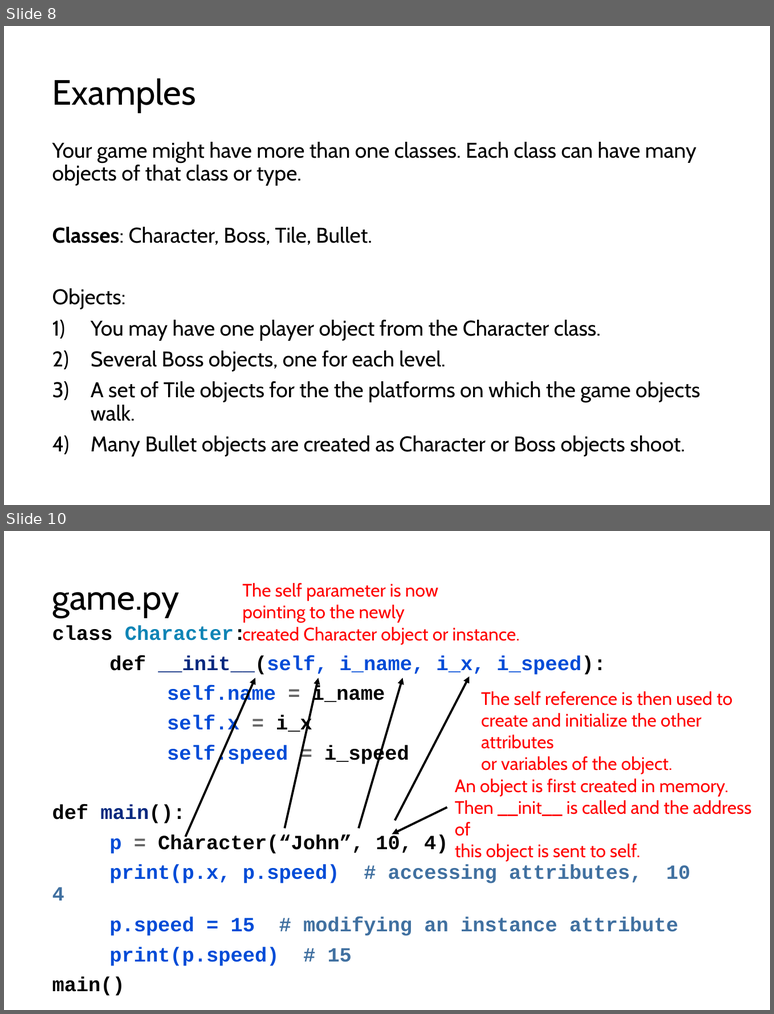
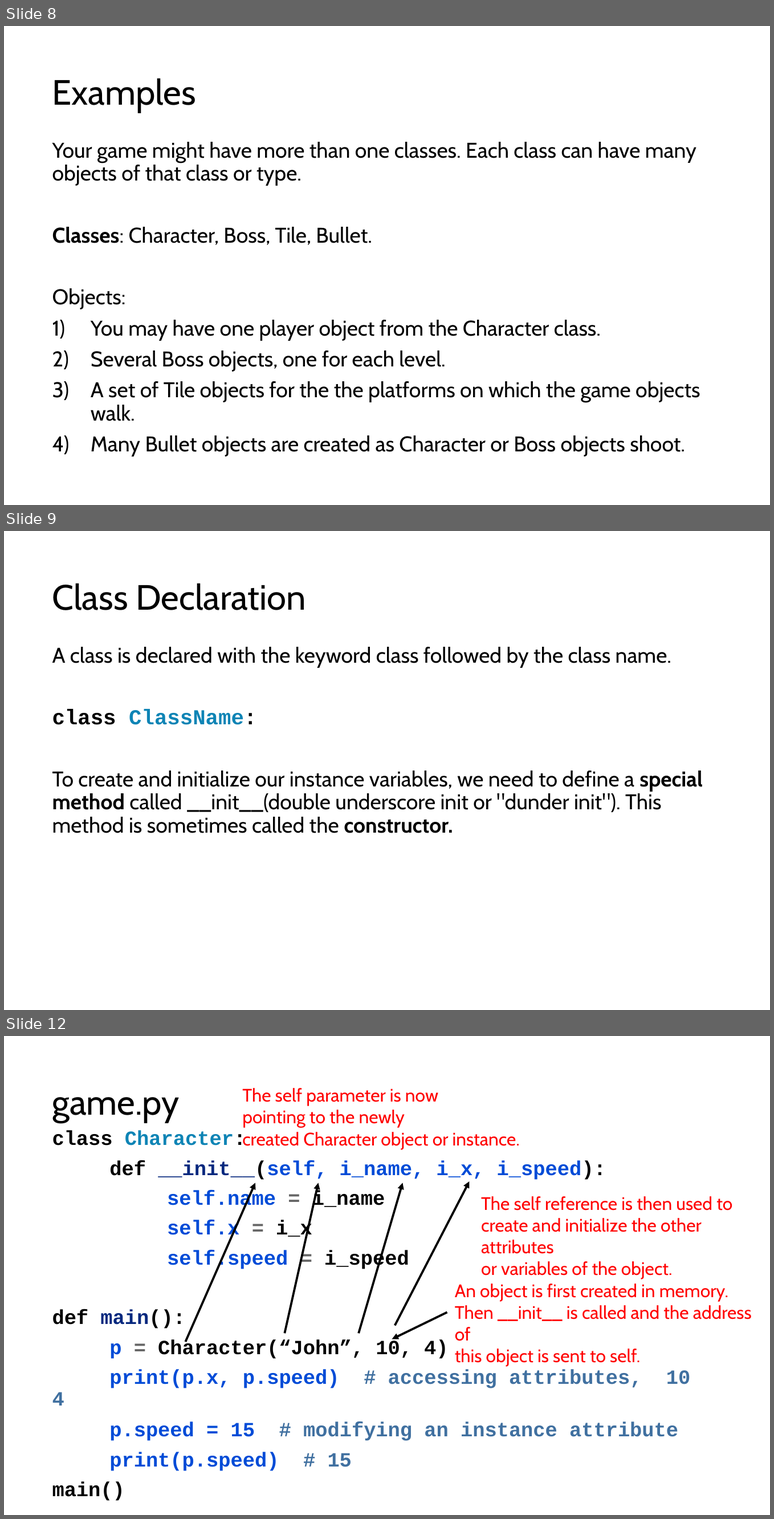
Before and after one commit to LongBaoNguyen/longbaonguyen.github.io, a slide deck: courses/apcsp/lect9.pptx. Shown one above the other, each under a label of ours: slides 8 and 10 before the commit, slides 8, 9 and 12 after it; the slides between them are not shown. The pictures are 774x1014 and 774x1519 pixels, drawn with LibreOffice and Linux fonts; fonts in the diff are those of the drawing. Boxes give left, top, right and bottom in pixels: in the first picture for what was removed or moved away, otherwise in the second. Text is boxed around its words. In the diff, an @@ line names an element or a change of style, - is before the commit and + after.

```diff
--- a/courses/apcsp/lect9.pptx
+++ b/courses/apcsp/lect9.pptx
@@ slide 9 added at box(4, 531, 770, 1010), background #FFFFFF @@
@@ title added at box(52, 583, 306, 610), 33 pt, text #000000 @@
+Class Declaration
@@ text added at box(52, 647, 703, 833), 20 pt, text #000000 @@
+A class is declared with the keyword class followed by the class name.
+class ClassName:
+To create and initialize our instance variables, we need to define a special method called __init__(double underscore init or "dunder init"). This method is sometimes called the constructor.
@@ what was slide 10 is now slide 12 @@
```
Also in this commit, not shown: 5 slides changed, 5 other slides added, 6 other files.
